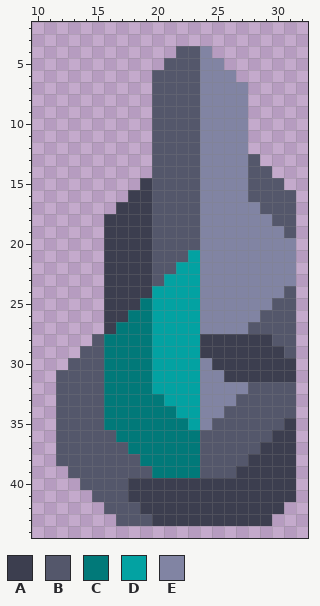
Two versions of one pixel-art sprite, sprites/units/cerberian/weapons/cerberian-atrax-weapon.png. The picture above was drawn from the file before the commit.
The file is 48x56 pixels. Shown: x 10..32, y 2..44.
Palette (. is transparent): A #3c3e4f  B #54576b  C #017979  D #03a2a2  E #8184a3
Pixels before, first column x 12:
 4 ..........BBE.......
 5 .........BBBEE......
 6 ........BBBBEEE.....
 7 ........BBBBEEEE....
 8 ........BBBBEEEE....
 9 ........BBBBEEEE....
10 ........BBBBEEEE....
11 ........BBBBEEEE....
12 ........BBBBEEEE....
13 ........BBBBEEEEB...
14 ........BBBBEEEEBB..
15 .......ABBBBEEEEBBB.
16 ......AABBBBEEEEBBBB
17 .....AAABBBBEEEEEBBB
18 ....AAAABBBBEEEEEEBB
19 ....AAAABBBBEEEEEEEB
20 ....AAAABBBBEEEEEEEE
21 ....AAAABBBDEEEEEEEE
22 ....AAAABBDDEEEEEEEE
23 ....AAAABDDDEEEEEEEE
24 ....AAAADDDDEEEEEEEB
25 ....AAACDDDDEEEEEEBB
26 ....AACCDDDDEEEEEBBB
27 ....ACCCDDDDEEEEBBBB
28 ...BCCCCDDDDAAAAAABB
29 ..BBCCCCDDDDAAAAAAAB
30 .BBBCCCCDDDDEAAAAAAA
31 BBBBCCCCDDDDEEAAAAAA
32 BBBBCCCCDDDDEEEEBBBB
33 BBBBCCCCCDDDEEEBBBBB
34 BBBBCCCCCCDDEEBBBBBB
35 BBBBCCCCCCCDEBBBBBBA
36 BBBBBCCCCCCCBBBBBBAA
37 BBBBBBCCCCCCBBBBBAAA
38 BBBBBBBCCCCCBBBBAAAA
39 .BBBBBBBCCCCBBBAAAAA
40 ..BBBBAAAAAAAAAAAAAA
41 ...BBBAAAAAAAAAAAAAA
42 ....BBBAAAAAAAAAAAA.
43 .....BBBAAAAAAAAAA..
The same view after the edit:
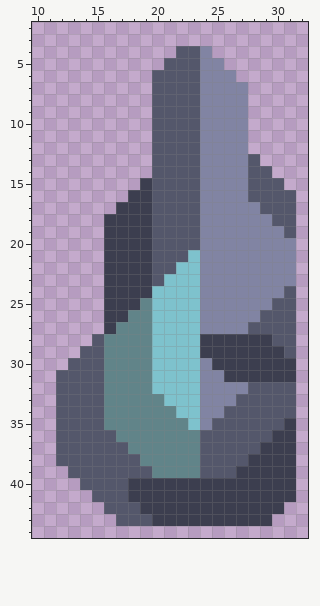
Difference:
colour C: #017979 -> #618489
colour D: #03a2a2 -> #7ec2cd
